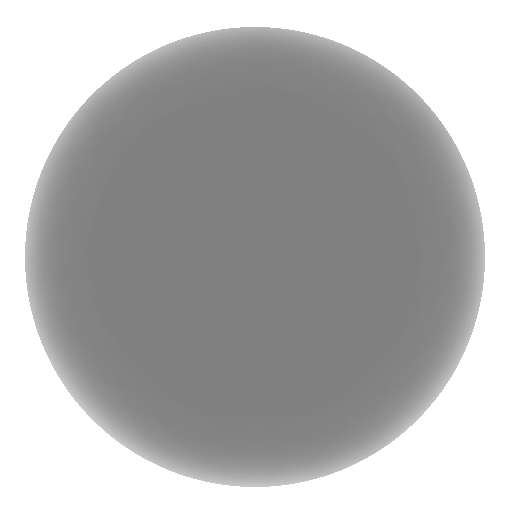
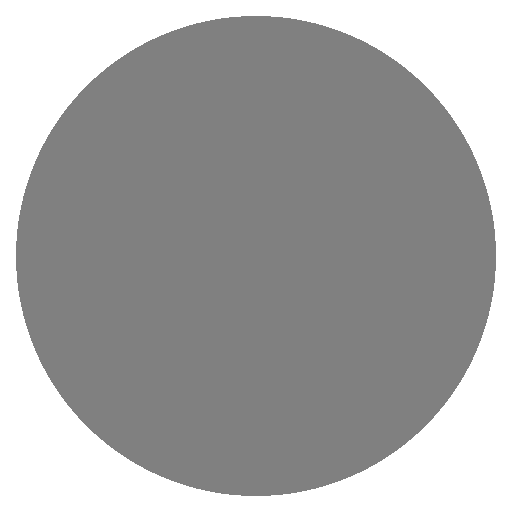
Layers edited between the first and the second 512 × 512 image:
hid "Planets Crop" over box(16, 16, 496, 496)
hid "Fuzzy borders" over box(16, 16, 496, 496)
